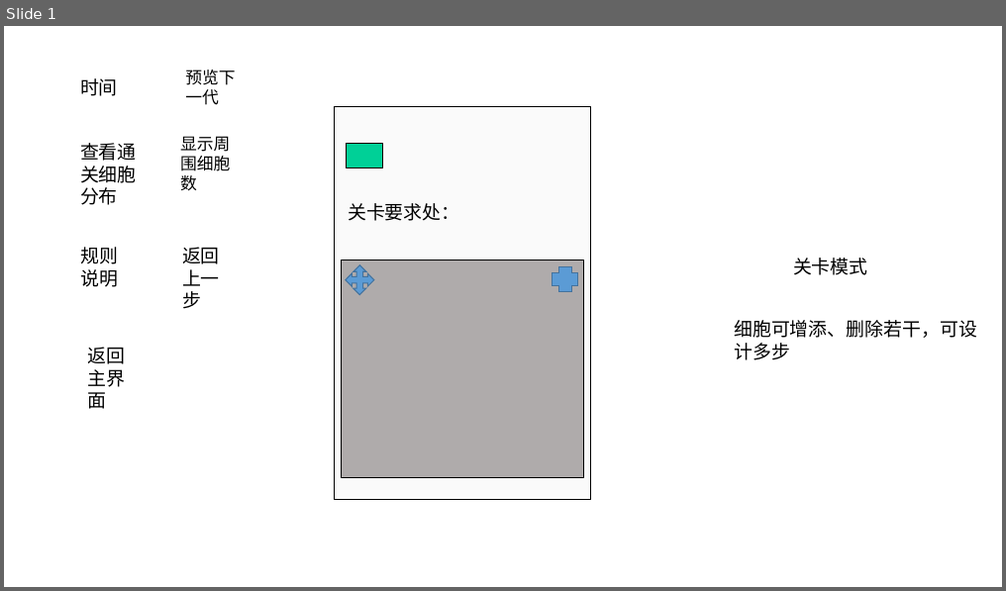
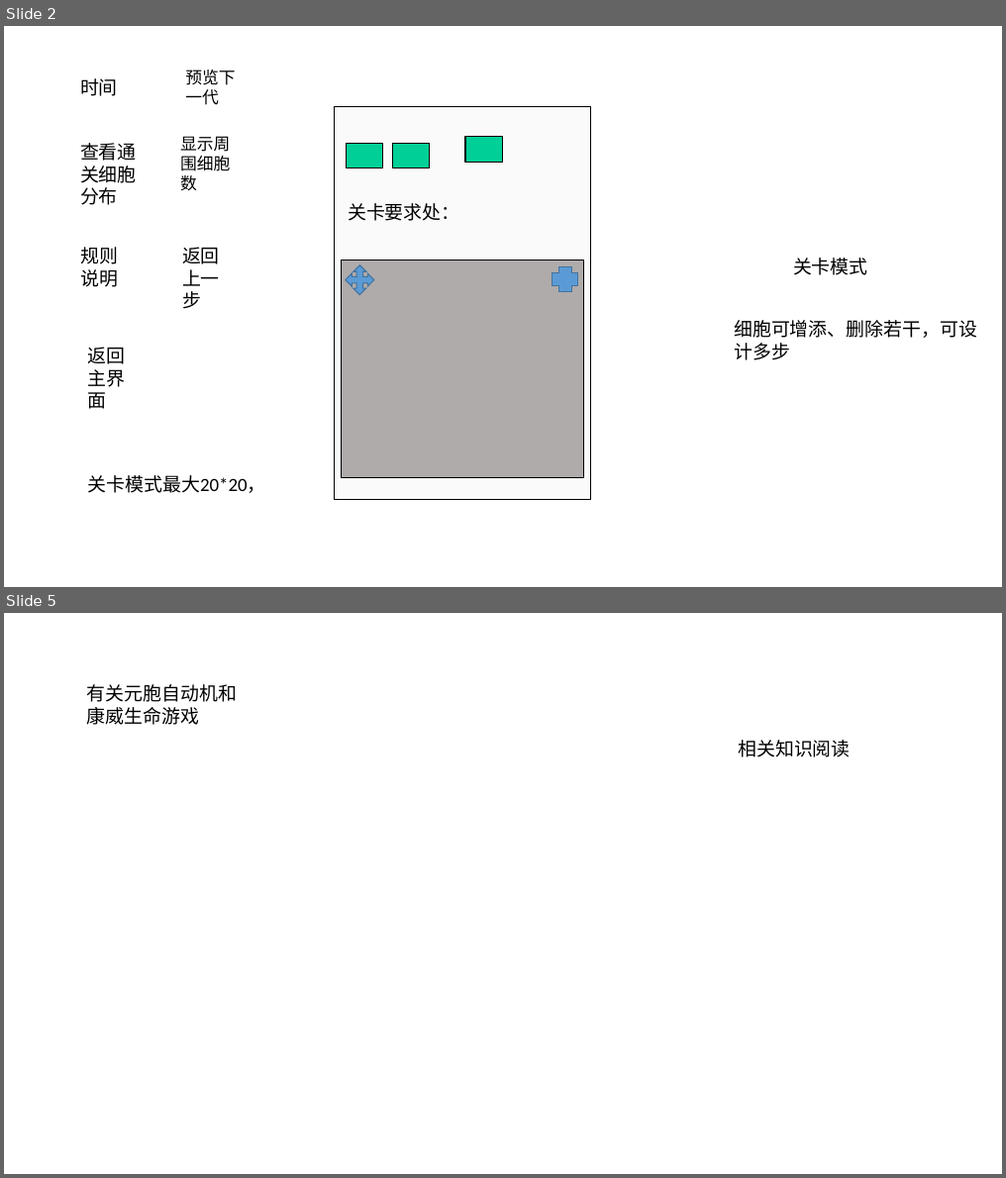
Before and after one commit to GameOfLife9/ConwayGameOfLife, a slide deck: 方案.pptx. Shown one above the other, each under a label of ours: slide 1 before the commit, slides 2 and 5 after it; the slides between them are not shown. The pictures are 1006x591 and 1006x1178 pixels, drawn with LibreOffice and Linux fonts; fonts in the diff are those of the drawing. Boxes give left, top, right and bottom in pixels: in the first picture for what was removed or moved away, otherwise in the second. Text is boxed around its words. In the diff, an @@ line names an element or a change of style, - is before the commit and + after.

```diff
--- a/方案.pptx
+++ b/方案.pptx
@@ slide 5 added at [4, 613, 1002, 1174], background #FFFFFF @@
@@ text added at [87, 684, 237, 725], 18 pt, text #000000 @@
+有关元胞自动机和康威生命游戏
@@ text added at [738, 740, 849, 758], 18 pt, text #000000 @@
+相关知识阅读
@@ what was slide 1 is now slide 2 @@
@@ slide 2 changed as well @@
@@ rectangle added at [392, 144, 430, 169], fill #00D097, outline #000000 1 pt @@
@@ rectangle added at [465, 137, 503, 162], fill #00D097, outline #000000 1 pt @@
@@ text added at [88, 475, 266, 493], 18 pt, text #000000 @@
+关卡模式最大20*20，
```
Also in this commit, not shown: 1 other slide changed, 2 other slides added, 1 slide removed.
